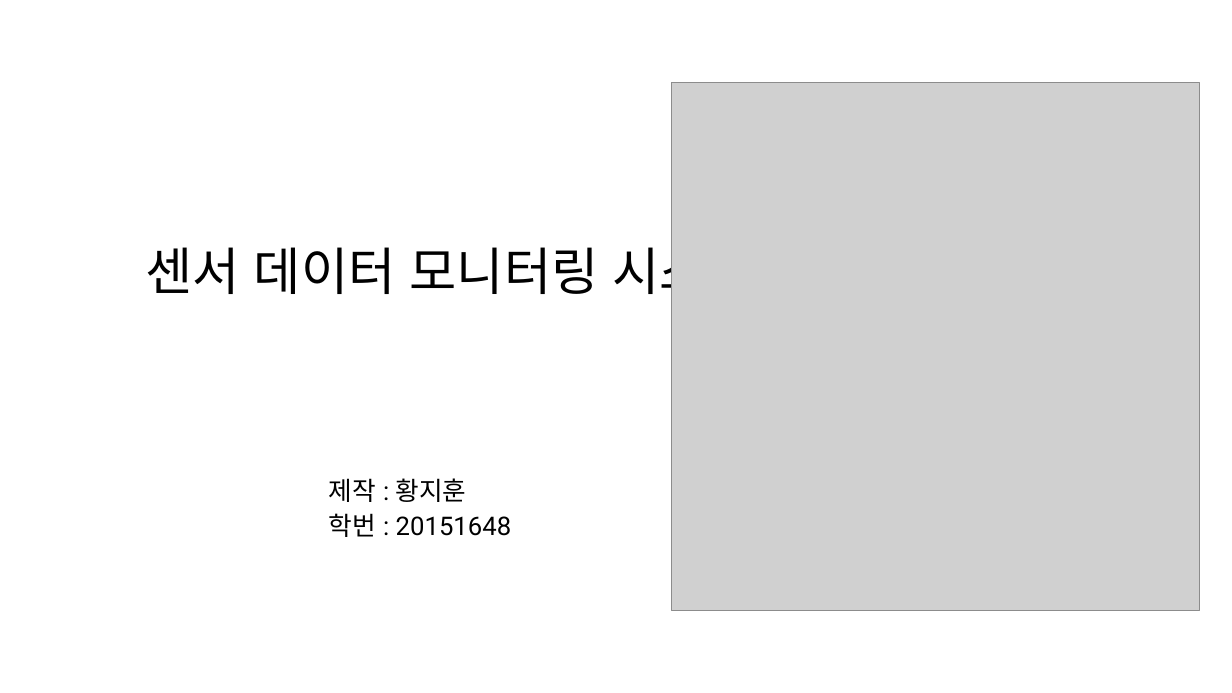
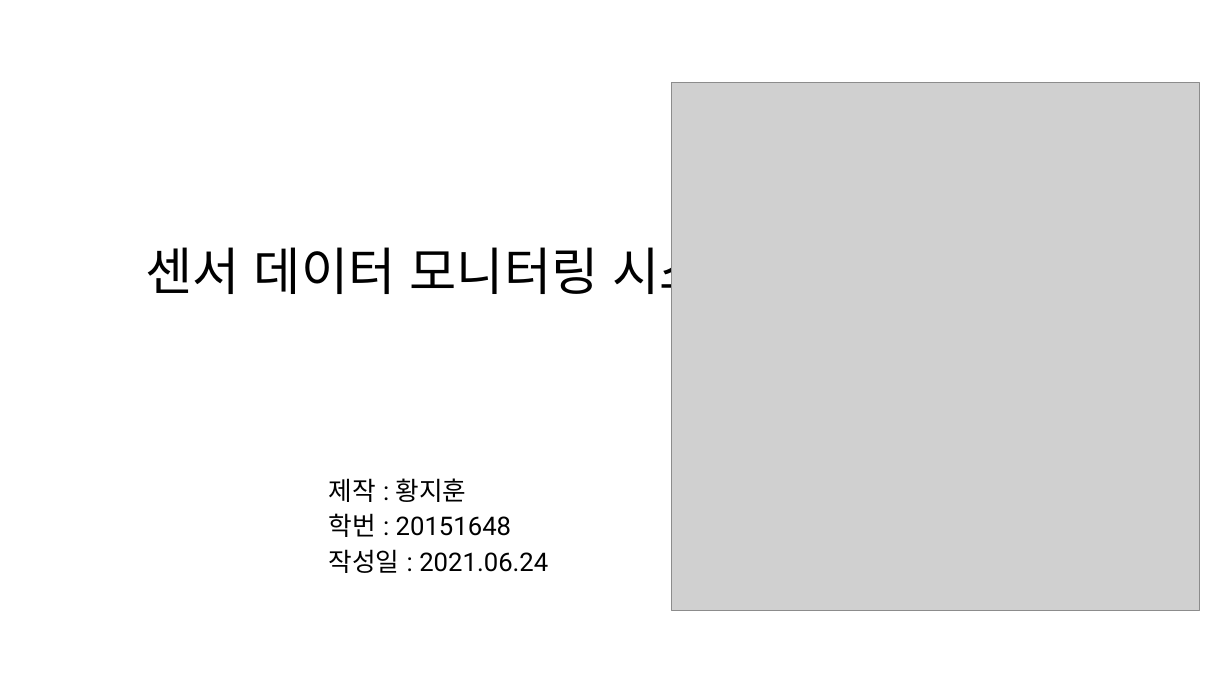
Before and after one commit to rkgh17/project, a slide deck: slide 1 of project01/센서 데이터 모니터링 시스템.pptx. Drawn at 1232x693 pixels with LibreOffice and Linux fonts; fonts in the diff are those of the drawing; grey boxes stand for pictures. Boxes give left, top, right and bottom in pixels: in the first picture for what was removed or moved away, otherwise in the second. Text is boxed around its words. In the diff, an @@ line names an element or a change of style, - is before the commit and + after.

```diff
--- a/project01/센서 데이터 모니터링 시스템.pptx
+++ b/project01/센서 데이터 모니터링 시스템.pptx
@@ text at (x1=329, y1=549, x2=548, y2=573): paragraph added @@
+작성일 : 2021.06.24
```
Also in this commit, not shown: 1 other file.
